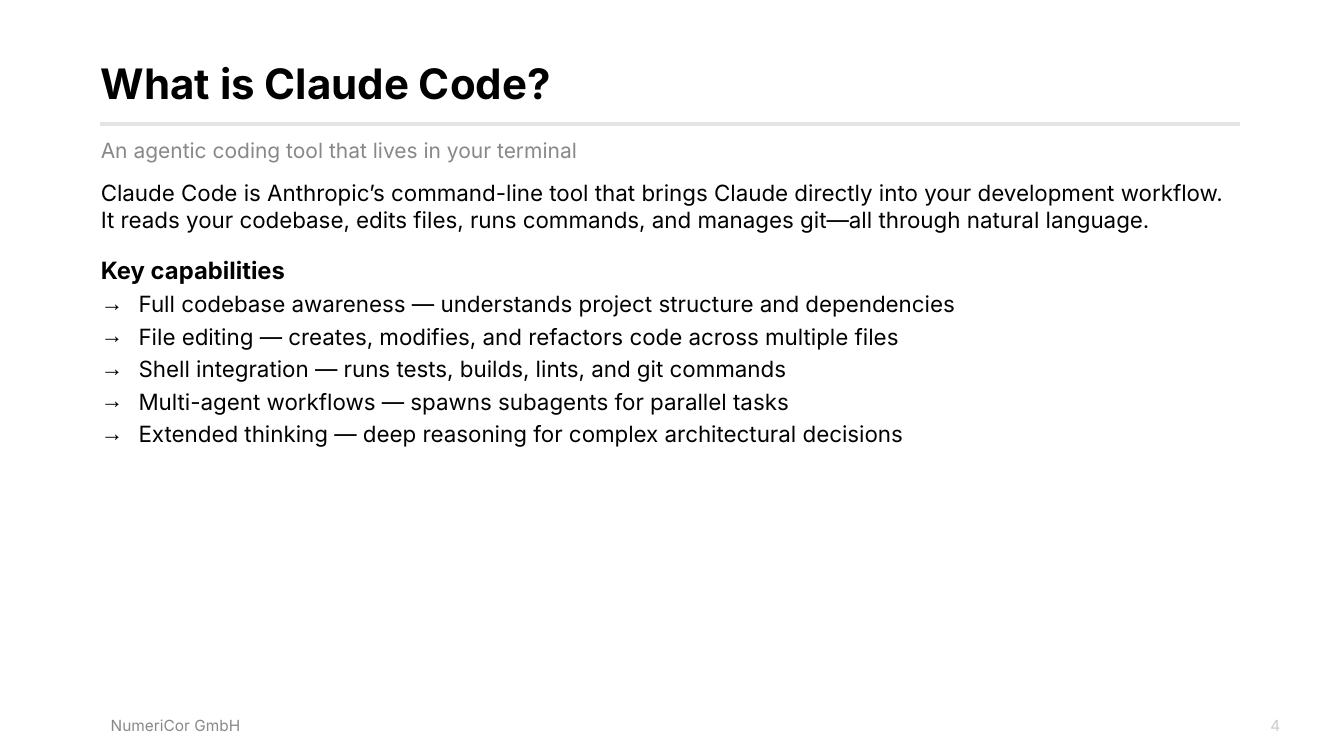
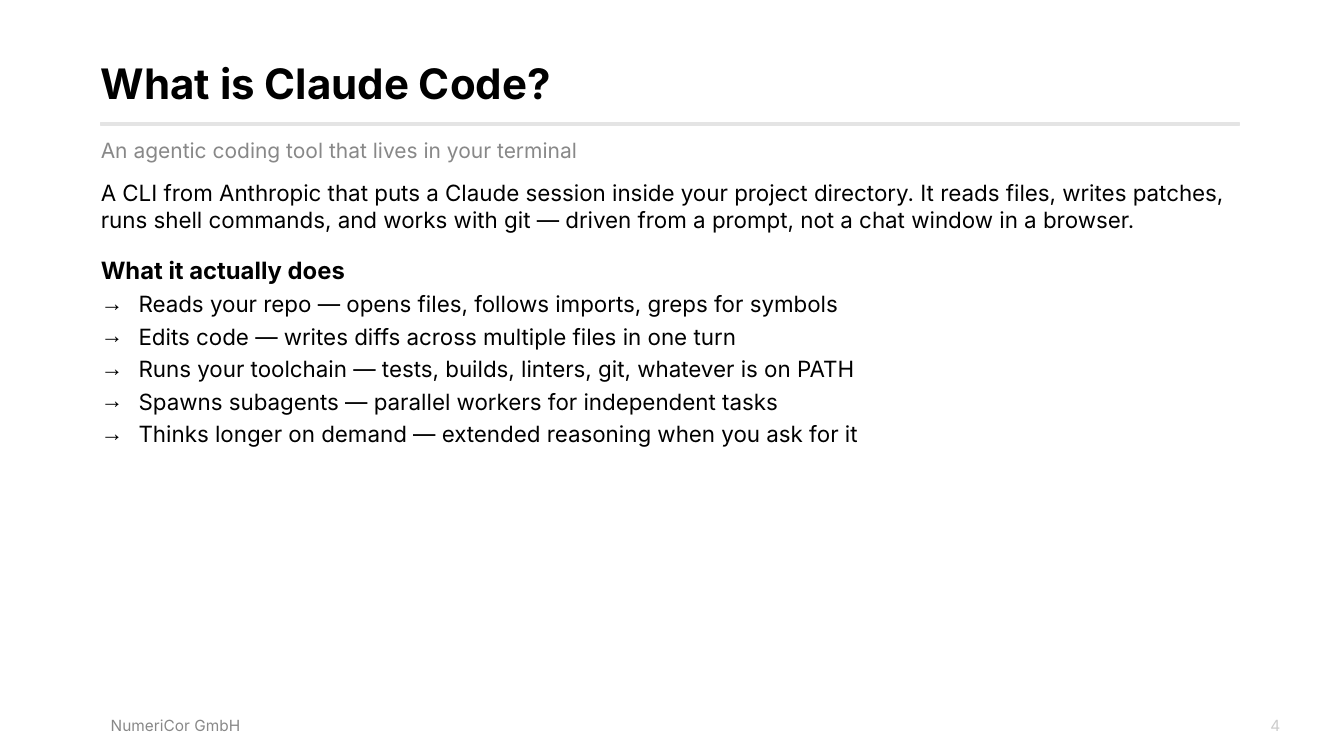
Before and after one commit to karabelaselias/claude-code-workshop-2026, a slide deck: slide 4 of claude_code_workshop_v2.pptx. Drawn at 1344x756 pixels with LibreOffice and Linux fonts; fonts in the diff are those of the drawing. Boxes give left, top, right and bottom in pixels: in the first picture for what was removed or moved away, otherwise in the second. Text is boxed around its words. In the diff, an @@ line names an element or a change of style, - is before the commit and + after.

```diff
--- a/claude_code_workshop_v2.pptx
+++ b/claude_code_workshop_v2.pptx
@@ text at (x1=101, y1=184, x2=1224, y2=447): text changed @@
-Claude Code is Anthropic’s command-line tool that brings Claude directly into your development workflow. It reads your codebase, edits files, runs commands, and manages git—all through natural language.
-Key capabilities
-→ Full codebase awareness — understands project structure and dependencies
-→ File editing — creates, modifies, and refactors code across multiple files
-→ Shell integration — runs tests, builds, lints, and git commands
-→ Multi-agent workflows — spawns subagents for parallel tasks
-→ Extended thinking — deep reasoning for complex architectural decisions
+A CLI from Anthropic that puts a Claude session inside your project directory. It reads files, writes patches, runs shell commands, and works with git — driven from a prompt, not a chat window in a browser.
+What it actually does
+→ Reads your repo — opens files, follows imports, greps for symbols
+→ Edits code — writes diffs across multiple files in one turn
+→ Runs your toolchain — tests, builds, linters, git, whatever is on PATH
+→ Spawns subagents — parallel workers for independent tasks
+→ Thinks longer on demand — extended reasoning when you ask for it
```
Also in this commit, not shown: 2 other slides changed.
